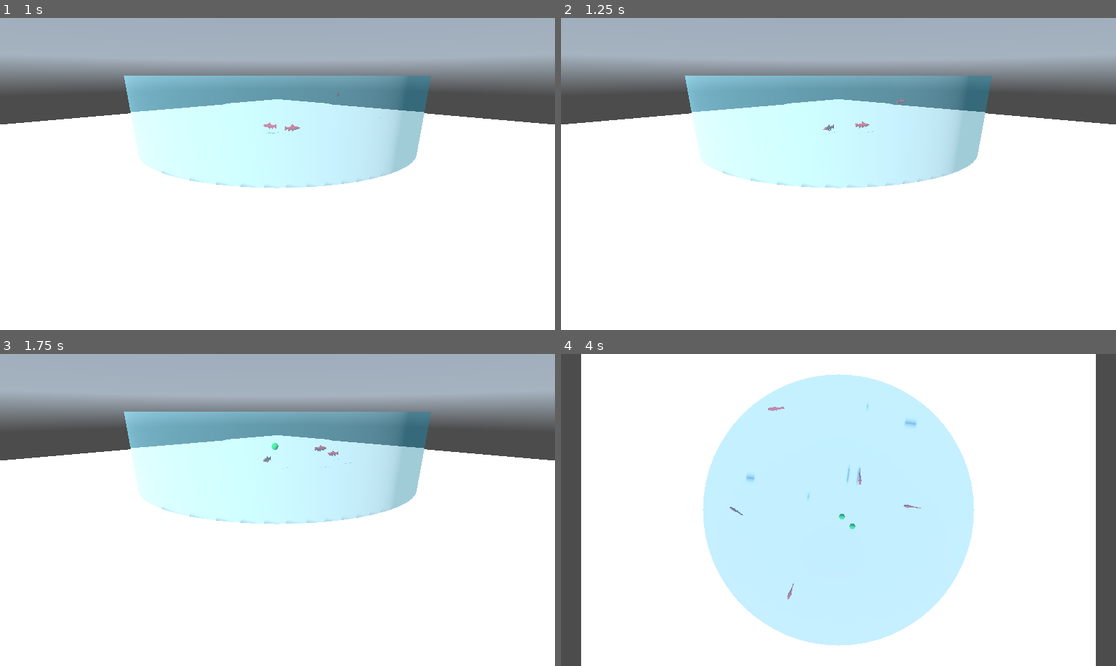
Above: before the commit, frames 1-4 (two rows, left to right).
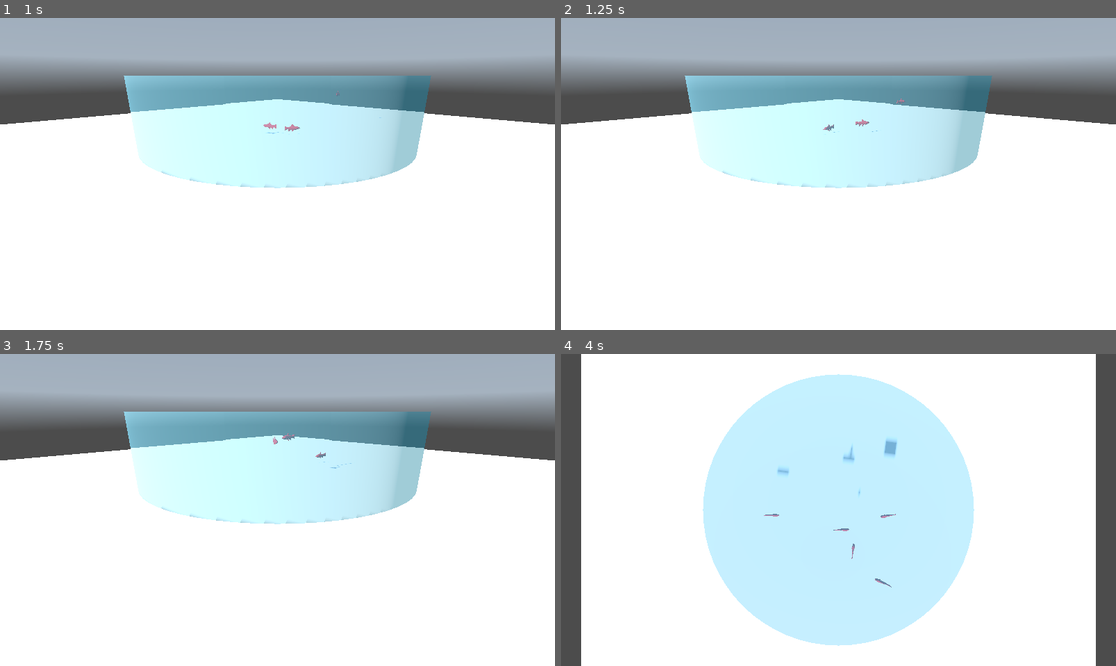
Above: after the commit, the same moments.

Repository: elegaanz/collective-behavior
Game: Godot game, scene res://Main.tscn
Same seed, same stepped clock (60 frames per second), same inputs: the game is played once before the commit and once after it. A sky picture missing from this copy of the repository is replaced by a grey-blue gradient.
Inputs:
- Up to frame 1 (1 s): tap Z (spawn_fish) at 0.6 s
- Up to frame 2 (1.25 s): no input
- Up to frame 3 (1.75 s): tap A (spawn_food) at 1.35 s
- Up to frame 4 (4 s): tap C (switch_camera) at 2.1 s; tap Z (spawn_fish) at 2.85 s; tap A (spawn_food) at 3.6 s

Frame 1 is identical in both runs. In frame 2, less than 0.1% of the frame differs, in the area x 52-58%, y 32-37%; in frame 3, 0.1%; in frame 4, 0.5%, in the area x 30-65%, y 16-79%.

Commit message:
adding field view function

Diff:
--- a/Fish.gd
+++ b/Fish.gd
@@ -117,7 +117,7 @@
 	var boundaries = [closest_boundary, tank_top, tank_floor]
 	for boundary in boundaries:
 		var distance_to_boundary = (position - boundary).length()
-		if distance_to_boundary < field_of_view():
+		if distance_to_boundary < field_of_view(boundary):
 			boundary_avoidance += w[3] * (position - boundary).normalized()
 
 	var food_attraction = Vector3.ZERO
@@ -177,7 +177,7 @@
 		if fish == self:
 			continue
 		var distance = (fish.position - position).length()
-		if distance <  field_of_view():
+		if distance <  field_of_view(position):
 			visible_fishes += 1
 			baricenter += fish.position
 			mean_velocity += fish.speed
@@ -195,17 +195,32 @@
 	closest_food = null
 	var foods = get_tree().get_nodes_in_group("Food")
 	smallest_distance = INF
+
+
 	for food in foods:
 		var distance = (food.position - position).length()
-		if distance < field_of_view() && distance < smallest_distance:
+		#We assumed that an individual can detect the feed regardless of the field of view.
+		if  distance < smallest_distance:
 			smallest_distance = distance
 			closest_food = food
 
 # TODO: replace it with a function that takes a point
-# to take into account the dead space at the back of the
-# fish
-func field_of_view():
-	return 0.1 * total_length
+# to take into account the dead space at the back of the fish
+# fig 3 in the paper  1
+func field_of_view(point): #point: Vector3
+	# Assuming that swimming_force_vector represents the forward direction of the fish
+	var direction_to_point = (point - position).normalized()
+	var angle_to_point = swimming_force_vector.angle_to(direction_to_point)
+	# Assuming a dead zone angle of 30 degrees (you can adjust this value as needed)
+	var dead_zone_angle = 2*deg_to_rad(30)  # Convert degrees to radian
+	# Check if the angle to the point is within the dead zone
+	if angle_to_point < dead_zone_angle:
+		# Point is within the dead zone, consider it outside the field of view
+		return 0.0
+	else:
+		# Point is outside the dead zone, consider it within the field of view
+		return 0.1 * total_length  # Adjust this value based on your requirements
+
 
 func inside_of_tank(point):
 	var radius = Vector2(point.x, point.z)
